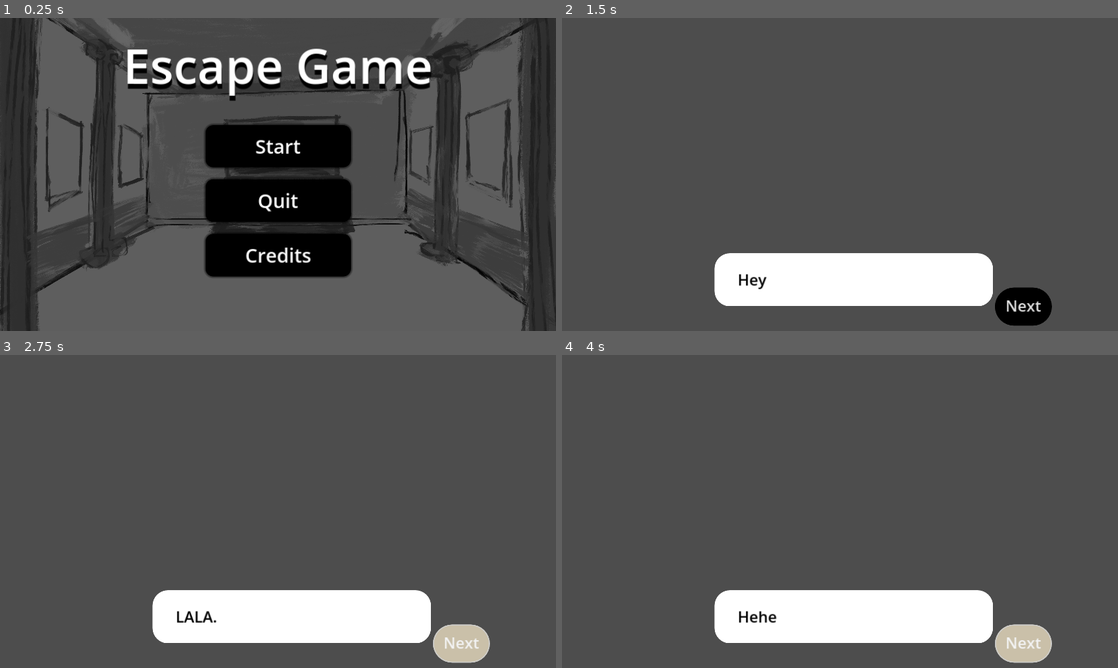
Above: before the commit, frames 1-4 (two rows, left to right).
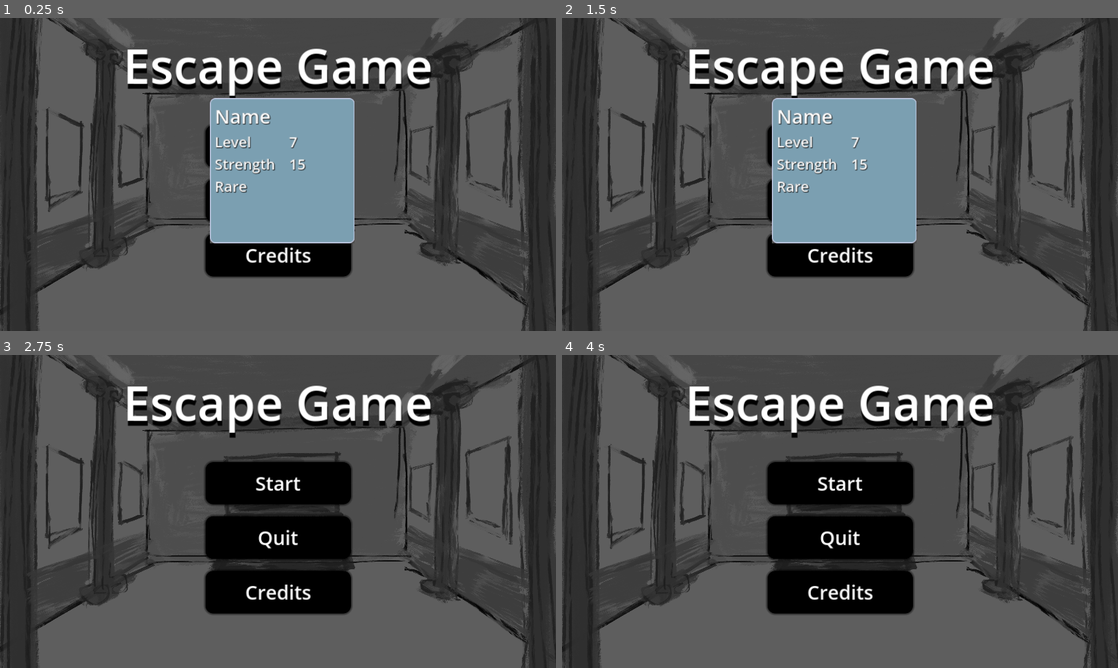
Above: after the commit, the same moments.

Repository: yaliu10/Escape-Room
Game: Godot game, scene res://Scenes/start_menu.tscn
The game is run twice, just before and just after one commit, with the same random seed, the same clock (stepped at 60 frames per second) and the same inputs. The engine's default icon, where the game draws it, is replaced by a stand-in: a white triangle on a blue panel in a dark square.
Inputs (mouse positions are in pixels of both pictures, inside the frame that each line leads up to):
- Up to frame 1 (0.25 s): no input
- Up to frame 2 (1.5 s): click "Start" at 0.5 s; click (840, 146) at 1.25 s, where only the run after the commit has a clickable "Start"
- Up to frame 3 (2.75 s): click (461, 642) at 2 s, where only the run before the commit has a clickable "Next"
- Up to frame 4 (4 s): click (1023, 642) at 2.75 s, where only the run before the commit has a clickable "Next"; click (1023, 642) at 3.5 s, where only the run before the commit has a clickable "Next"

The runs differ from the first frame. In frame 1, 12% of the frame differs, in the area x 37-64%, y 25-72%; in frame 2, 44%, in the area x 0-100%, y 0-100%; in frame 3, 42%; in frame 4, 42%.

Commit message:
Editing the item_info coding

Diff:
--- a/escape-room/Resources/Placeholder1.tres
+++ b/escape-room/Resources/Placeholder1.tres
@@ -6,7 +6,7 @@
 [resource]
 script = ExtResource("1_koahy")
 name = "Placeholder"
-rarity = "Rare"
+rarity = "Epic"
 level = 2
 texture = ExtResource("2_b1wyo")
 attribute_type = "Strength"
--- a/escape-room/Scenes/item_info.tscn
+++ b/escape-room/Scenes/item_info.tscn
@@ -34,6 +34,7 @@
 unique_name_in_owner = true
 position = Vector2i(435, 166)
 size = Vector2i(300, 300)
+visible = true
 theme_override_styles/panel = SubResource("StyleBoxFlat_04mq2")
 
 [node name="VBoxContainer" type="VBoxContainer" parent="UI/ItemPopup"]
--- a/escape-room/Scripts/item_info.gd
+++ b/escape-room/Scripts/item_info.gd
@@ -24,5 +24,6 @@
 func set_value(item: Item):
 	%Name.text = item.name
 	%Level.text = str(item.level)
-	%Rarity.text = item.attribute_type
+	%Rarity.text = item.rarity
+	%AttributeType.text = item.attribute_type
 	%AttributeValue.text = str(item.attribute_value)
